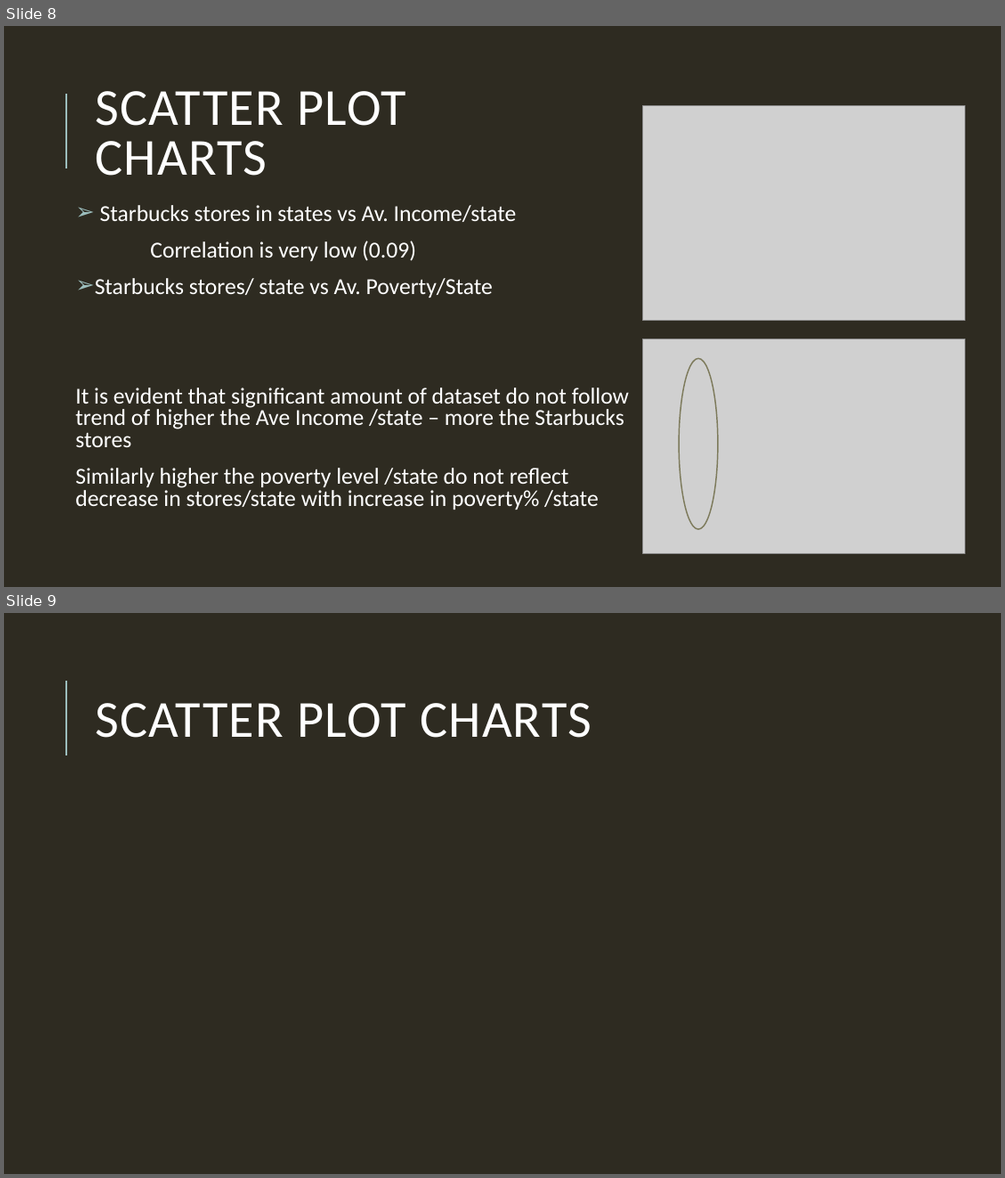
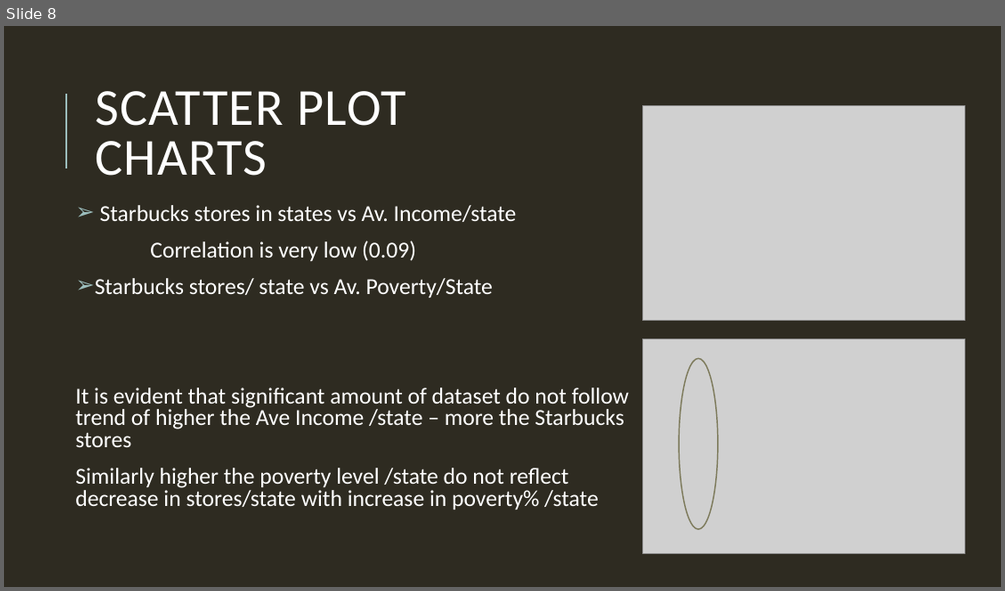
Before and after one commit to sk1990/Project_1_starbucks, a slide deck: Deeper dive and analysis of Starbucks locations.pptx. Shown one above the other, each under a label of ours: slides 8 and 9 before the commit, slide 8 after it. The pictures are 1005x1178 and 1005x591 pixels, drawn with LibreOffice and Linux fonts; fonts in the diff are those of the drawing; grey boxes stand for pictures. Boxes give left, top, right and bottom in pixels: in the first picture for what was removed or moved away, otherwise in the second. Text is boxed around its words. In the diff, an @@ line names an element or a change of style, - is before the commit and + after.

```diff
--- a/Deeper dive and analysis of Starbucks locations.pptx
+++ b/Deeper dive and analysis of Starbucks locations.pptx
@@ slide 9 removed at (4,613,1001,1174), background #2E2B21; not listed: 1 template element that a slide beside it also shows @@
@@ title removed at (95,703,591,738) @@
-SCATTER PLOT CHARTS
```
Also in this commit, not shown: 7 slides changed, 1 slide added, 3 other slides removed.
